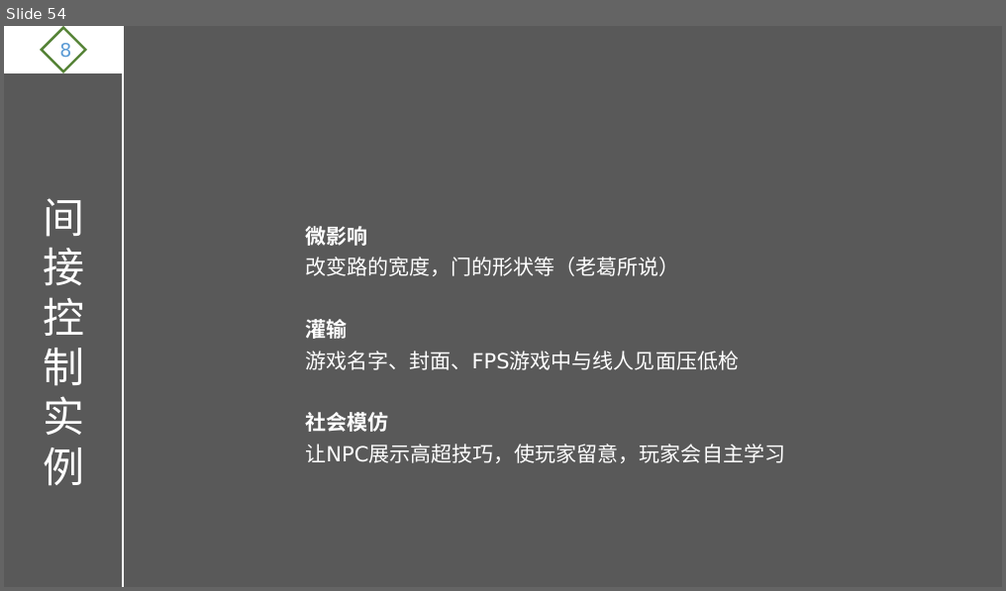
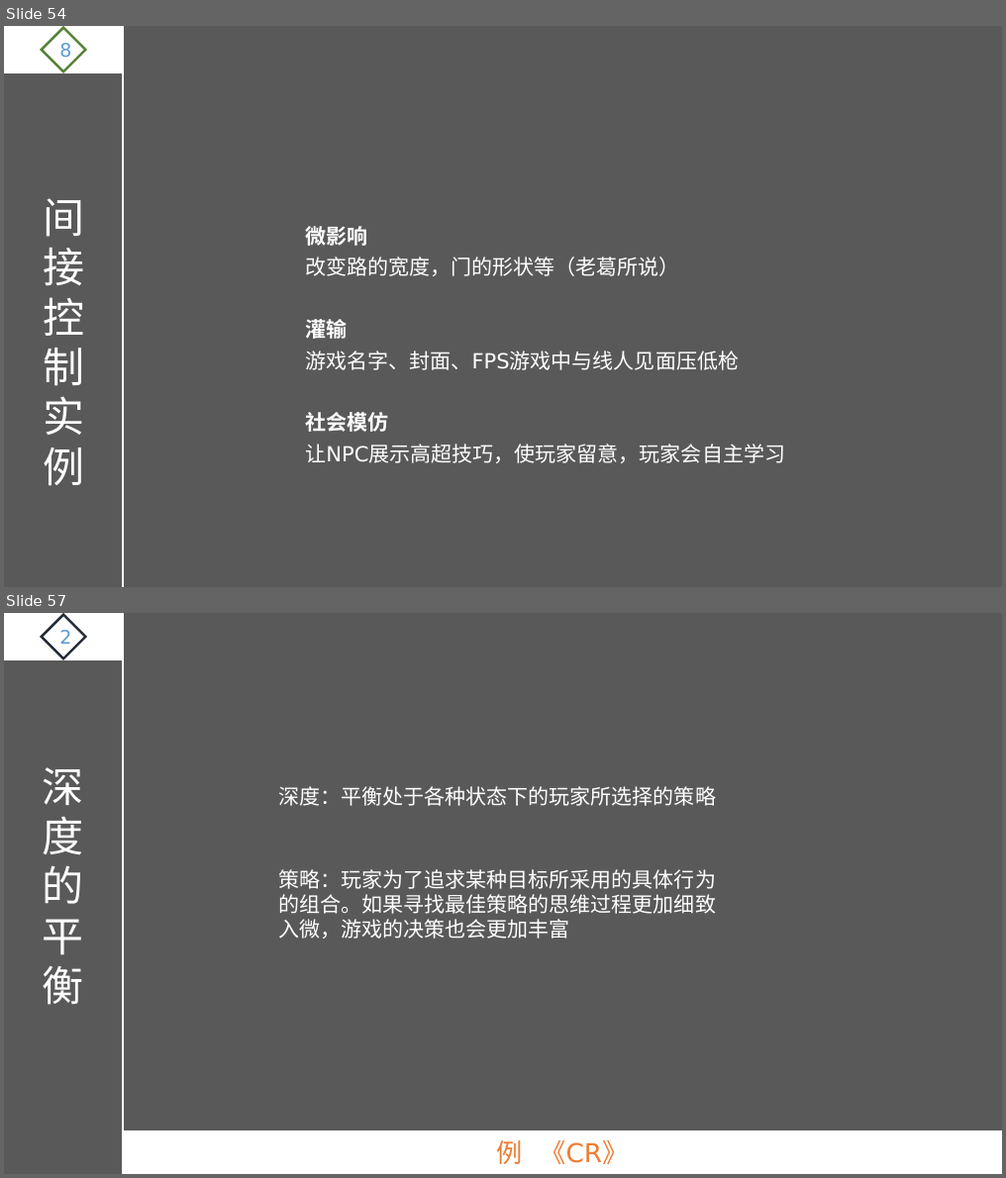
Before and after one commit to ThreePeopleGame/Death, a slide deck: Share/游戏设计理论.pptx. Shown one above the other, each under a label of ours: slide 54 before the commit, slides 54 and 57 after it; the slides between them are not shown. The pictures are 1006x591 and 1006x1178 pixels, drawn with LibreOffice and Linux fonts; fonts in the diff are those of the drawing. Boxes give left, top, right and bottom in pixels: in the first picture for what was removed or moved away, otherwise in the second. Text is boxed around its words. In the diff, an @@ line names an element or a change of style, - is before the commit and + after.

Commit message:
平衡性
平衡性

```diff
--- a/Share/游戏设计理论.pptx
+++ b/Share/游戏设计理论.pptx
@@ slide 57 added at [4,613,1002,1174], background #595959 @@
@@ rectangle added at [4,613,123,661], fill #FFFFFF, outline #FFFFFF 1.5 pt @@
@@ diamond added at [42,615,85,659], outline #222A35 2.25 pt, 18 pt, text #5B9BD5 @@
+2
@@ line added from (123, 613) to (123, 1174), #FFFFFF 2.25 pt @@
@@ text added at [43,767,84,1005], 40 pt, text #FFFFFF @@
+深度的平衡
@@ text added at [278,786,716,806], 20 pt, text #FFFFFF @@
+深度：平衡处于各种状态下的玩家所选择的策略
@@ text added at [278,869,716,939], 20 pt, text #FFFFFF @@
+策略：玩家为了追求某种目标所采用的具体行为的组合。如果寻找最佳策略的思维过程更加细致入微，游戏的决策也会更加丰富
@@ rectangle added at [123,1132,1002,1174], fill #FFFFFF, outline #FFFFFF 1.5 pt, 25 pt, text #ED7D31 @@
+例 《CR》
```
Also in this commit, not shown: 2 slides changed, 8 other slides added, 2 other files.
